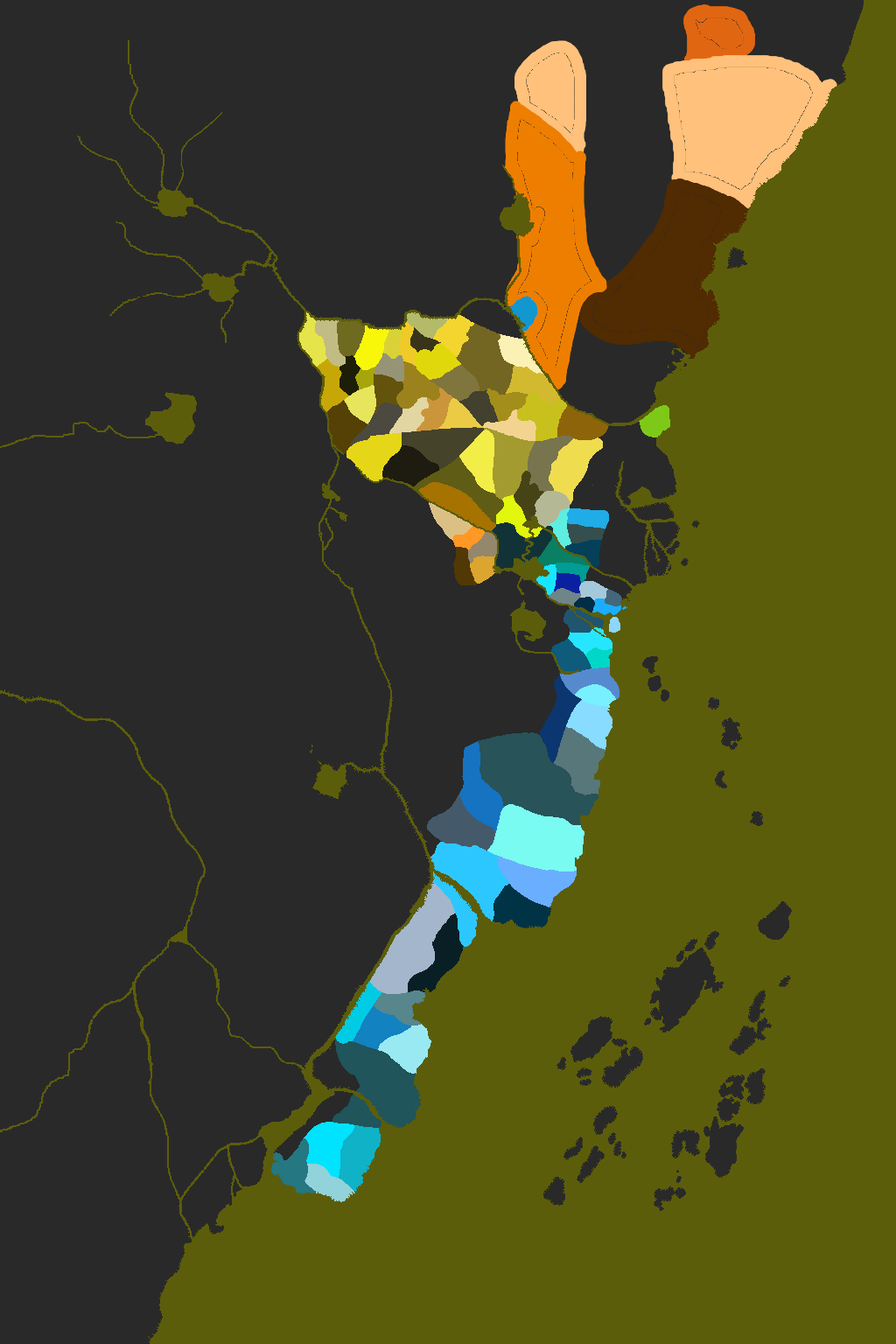
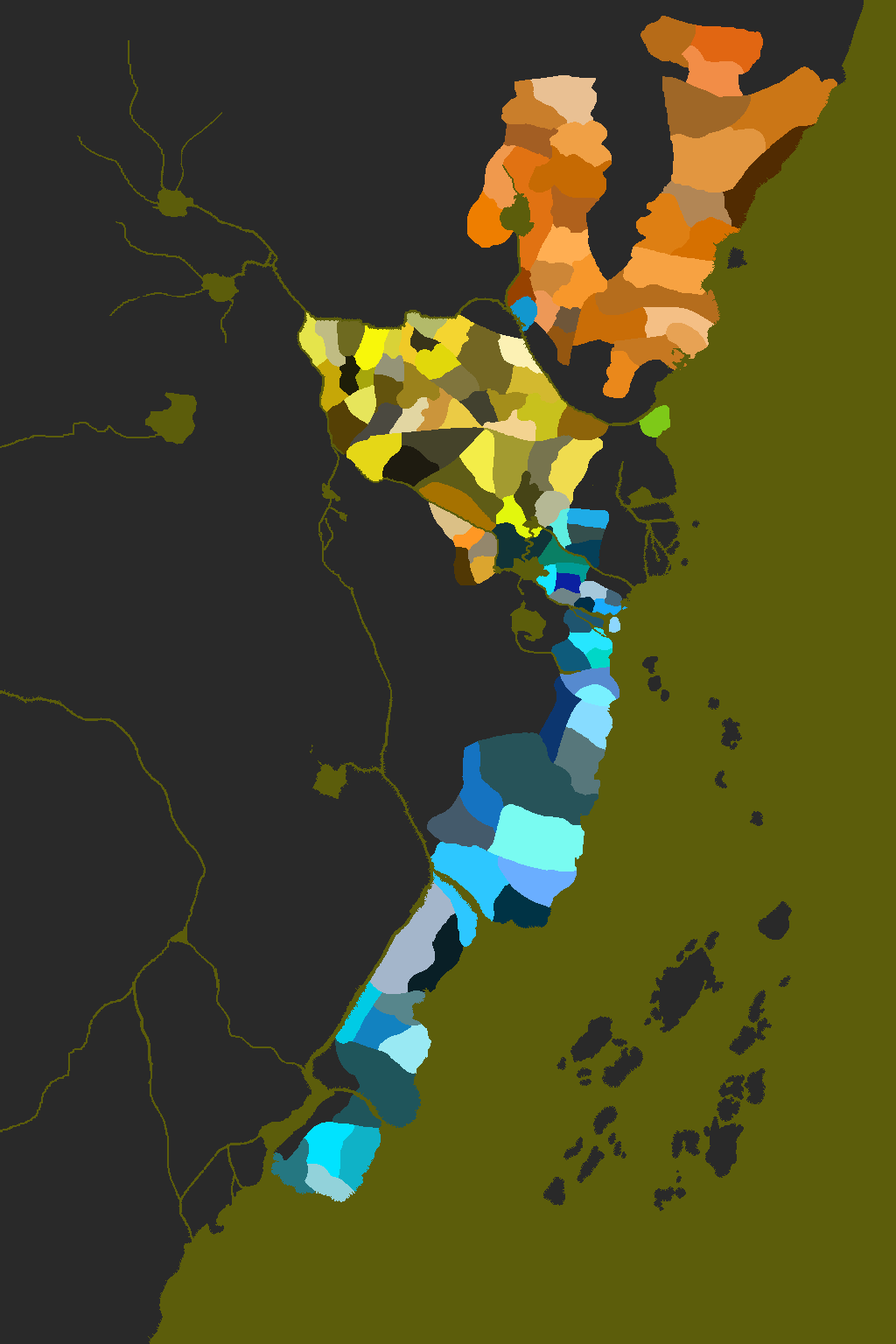
Layer changes from the first 896x1344 image to the second:
painted on "matsu & Kitsu & Ikoima" over [343, 400, 365, 454]
moved "isawa" above "asako", painted on it over [501, 40, 838, 211]
painted on "asako" over [467, 100, 608, 391]
painted on "shiba" over [568, 111, 820, 398]
painted on "kaito" over [640, 4, 763, 116]
painted on "rokugan grey map" over [527, 216, 740, 346]
